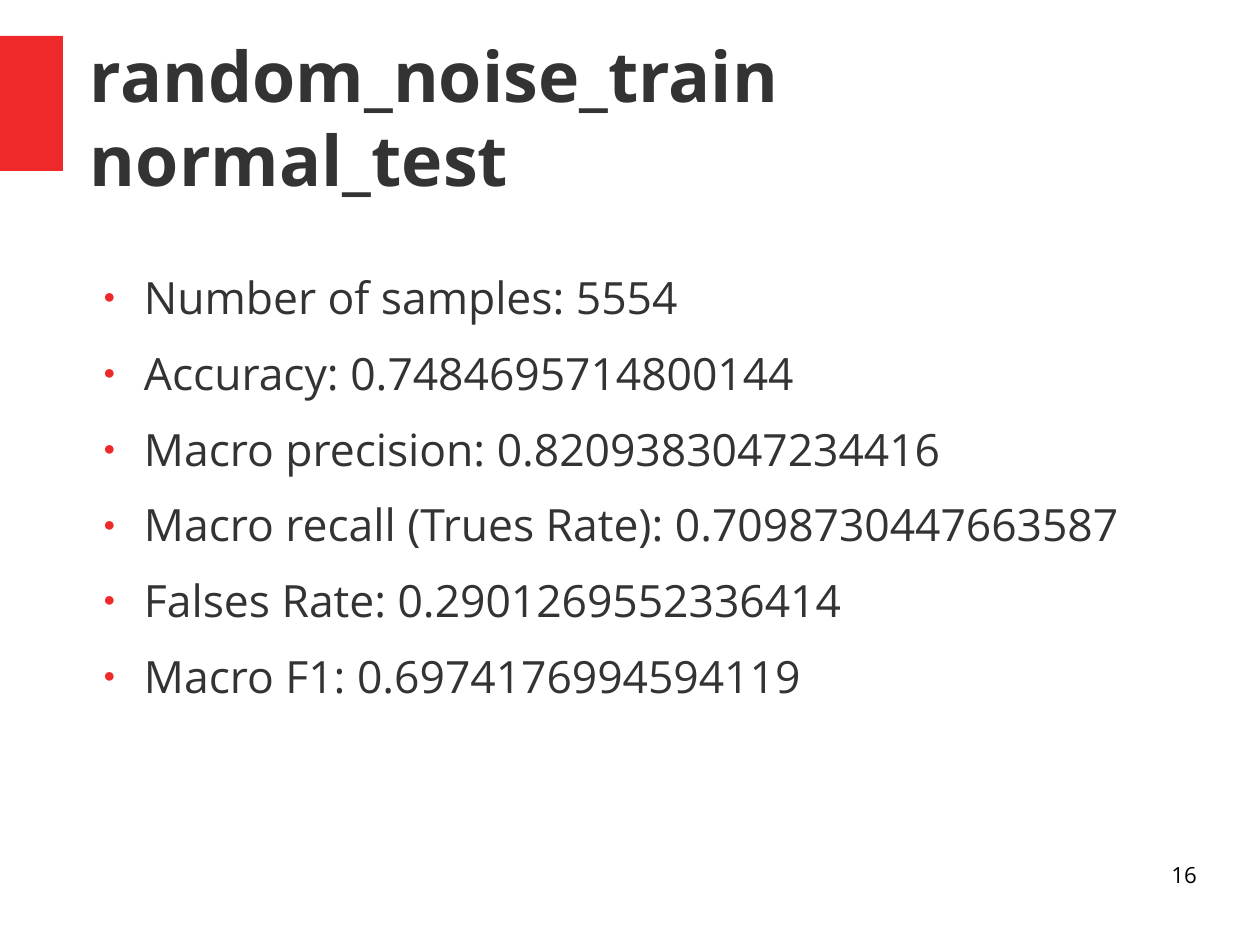
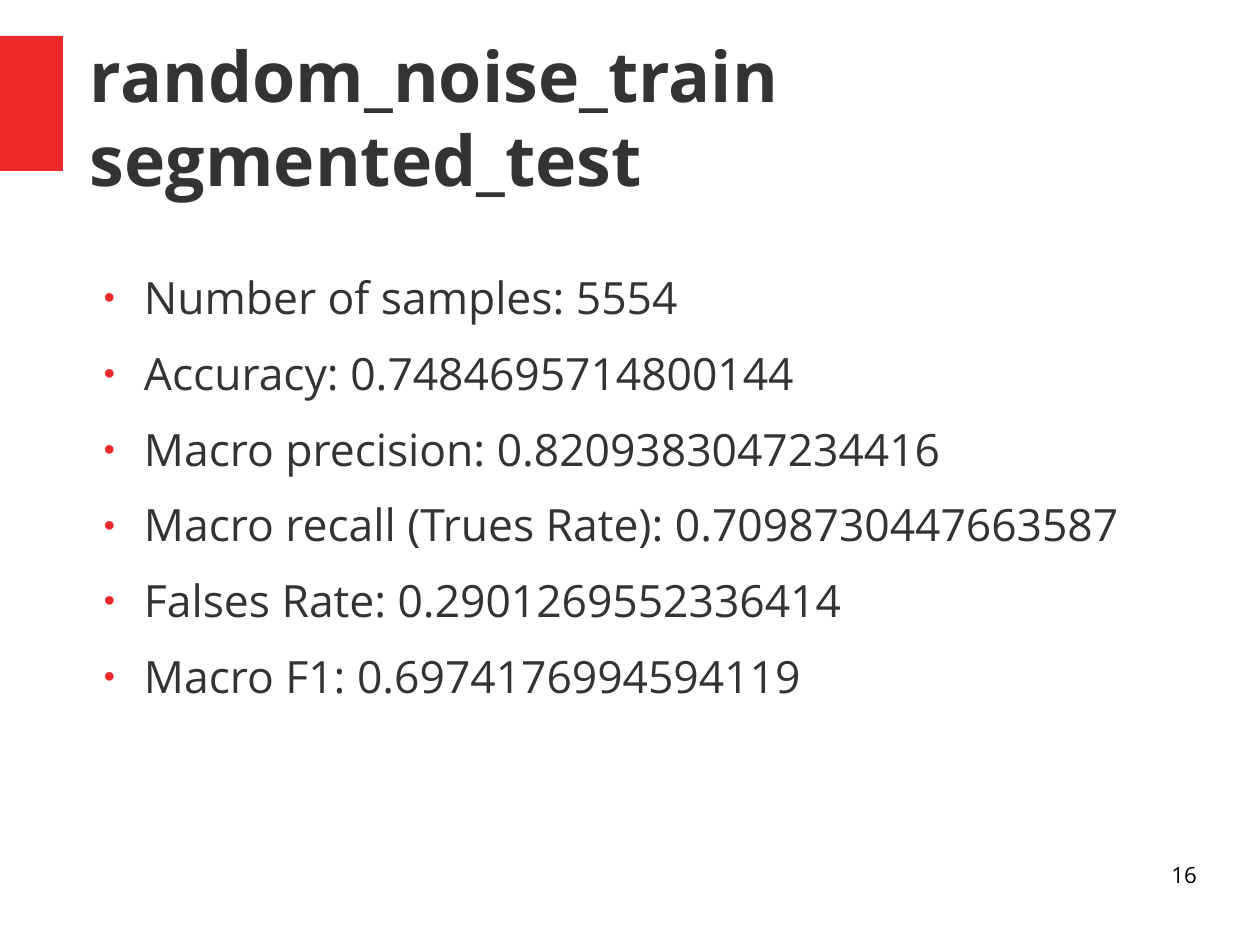
Before and after one commit to jarvis0/tomato-diseases, a slide deck: slide 16 of DL/model_evaluations/random_noise_train/random_noise_train.odp. Drawn at 1260x945 pixels with LibreOffice and Linux fonts; fonts in the diff are those of the drawing. Boxes give left, top, right and bottom in pixels: in the first picture for what was removed or moved away, otherwise in the second. Text is boxed around its words. In the diff, an @@ line names an element or a change of style, - is before the commit and + after.

```diff
--- a/DL/model_evaluations/random_noise_train/random_noise_train.odp
+++ b/DL/model_evaluations/random_noise_train/random_noise_train.odp
@@ title at (x1=90, y1=49, x2=778, y2=203): text changed @@
-random_noise_train
-normal_test
+random_noise_train
+segmented_test
```
Also in this commit, not shown: 2 other files.
